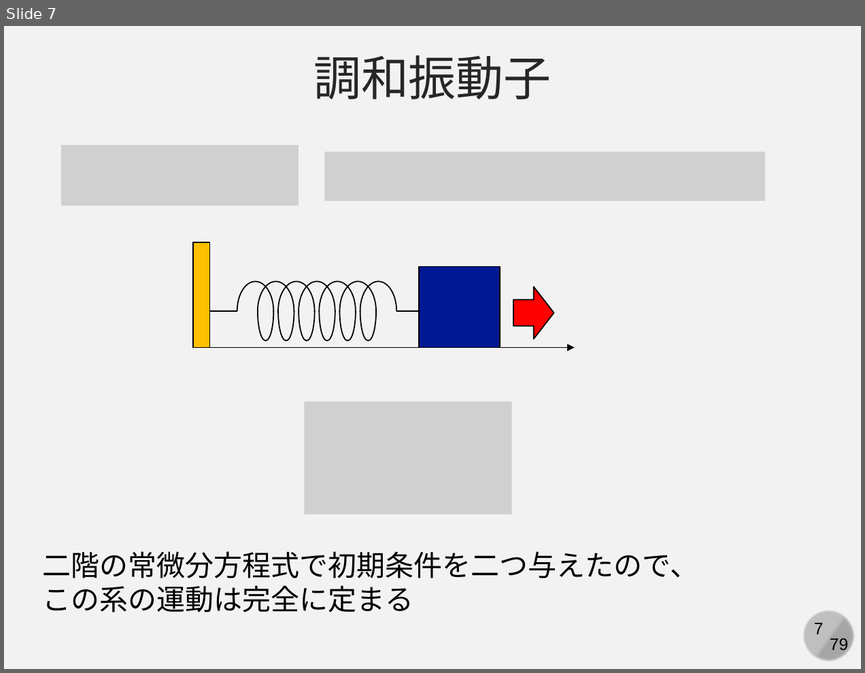
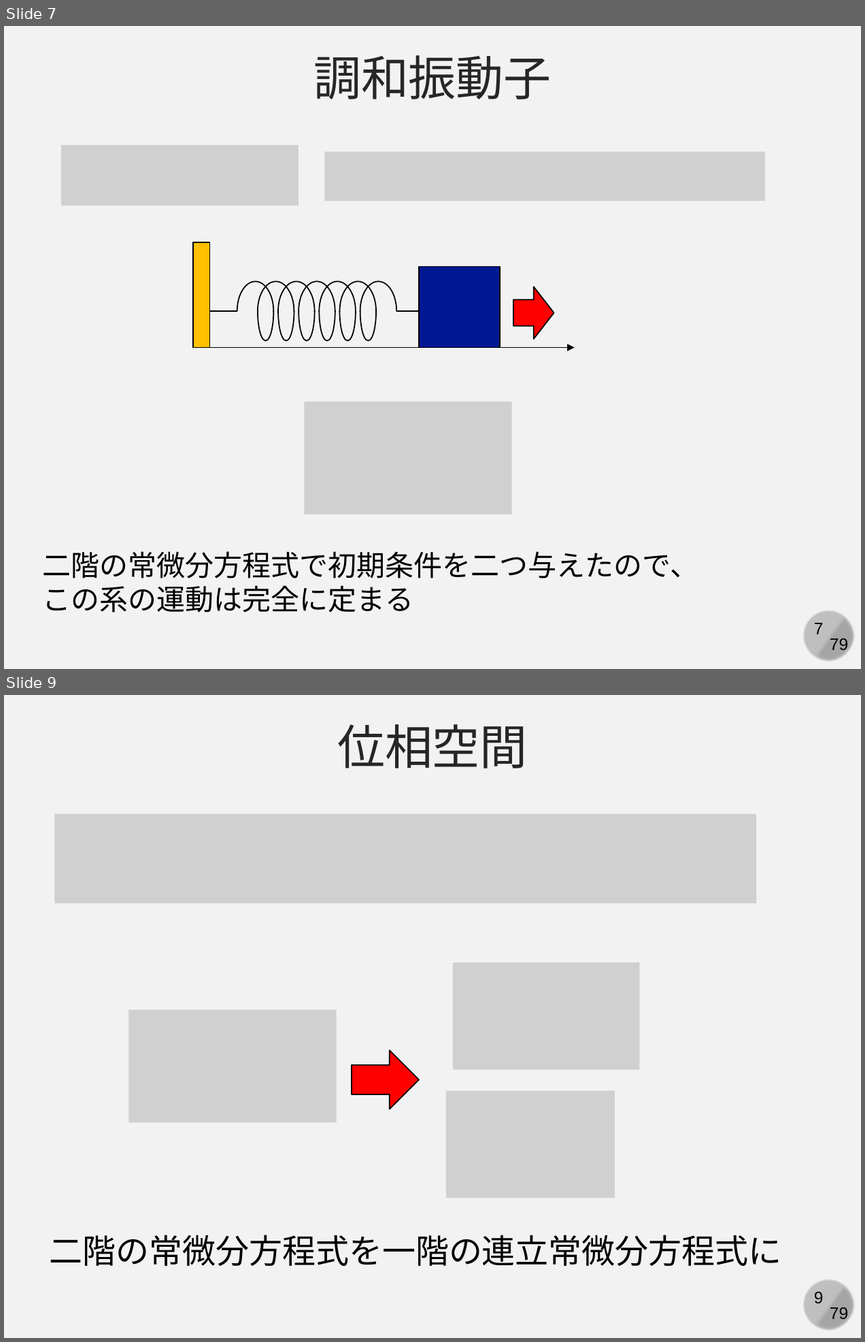
Before and after one commit to kaityo256/simulation_engineering, a slide deck: 05_md_basic/simulation05.pptx. Shown one above the other, each under a label of ours: slide 7 before the commit, slides 7 and 9 after it; the slides between them are not shown. The pictures are 865x673 and 865x1342 pixels, drawn with LibreOffice and Linux fonts; fonts in the diff are those of the drawing; grey boxes stand for pictures. Boxes give left, top, right and bottom in pixels: in the first picture for what was removed or moved away, otherwise in the second. Text is boxed around its words. In the diff, an @@ line names an element or a change of style, - is before the commit and + after.

```diff
--- a/05_md_basic/simulation05.pptx
+++ b/05_md_basic/simulation05.pptx
@@ slide 9 added at [4,695,861,1338], background #F2F2F2; not listed: 4 template elements that a slide beside it also shows @@
@@ text added at [337,724,528,768], 40 pt, text #262626 @@
+位相空間
@@ picture added at [54,814,756,903] @@
@@ picture added at [453,962,640,1070] @@
@@ picture added at [129,1009,337,1123] @@
@@ right arrow added at [352,1050,419,1109], fill #FF0000, outline #000000 1 pt @@
@@ picture added at [446,1091,615,1198] @@
@@ text added at [50,1234,782,1266], 28 pt, text #000000 @@
+二階の常微分方程式を一階の連立常微分方程式に
```
Also in this commit, not shown: 1 slide changed, 4 other slides added, 1 other file.
